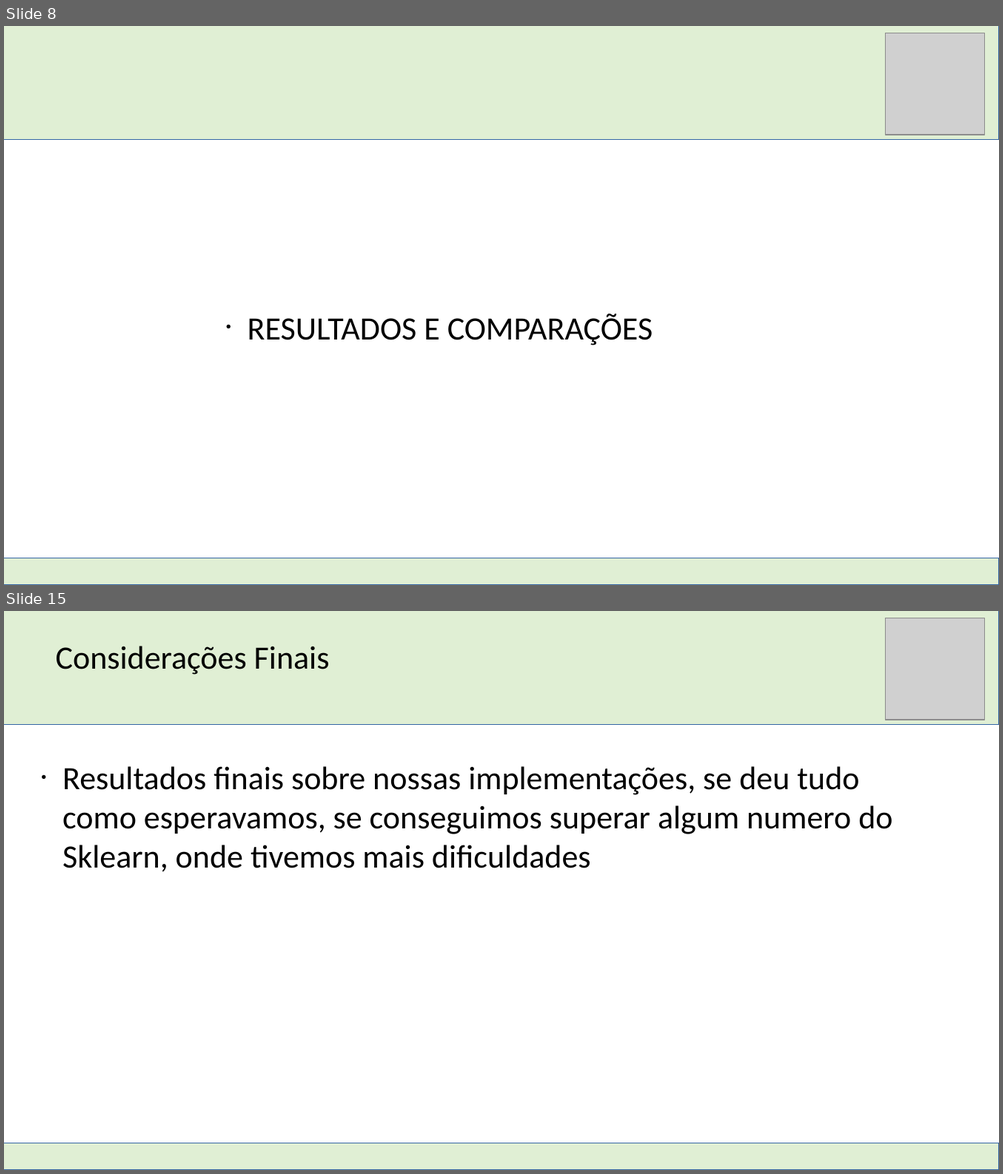
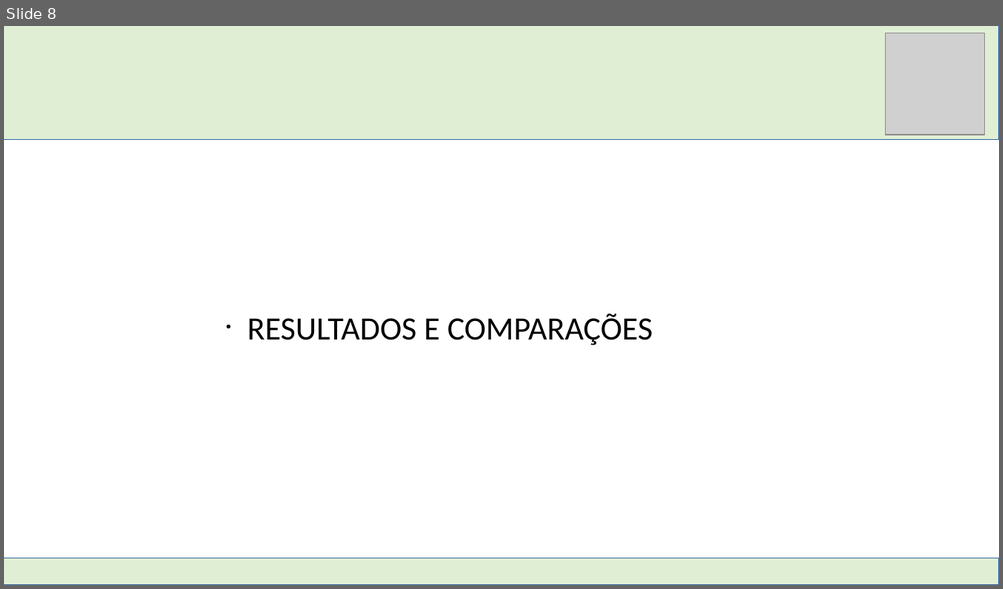
Before and after one commit to DimitriLeandro/ProjetoFinalSistemasInteligentesUFABC, a slide deck: Documentacao/Apresentação SI.odp. Shown one above the other, each under a label of ours: slides 8 and 15 before the commit, slide 8 after it; the slides between them are not shown. The pictures are 1003x1174 and 1003x589 pixels, drawn with LibreOffice and Linux fonts; fonts in the diff are those of the drawing; grey boxes stand for pictures. Boxes give left, top, right and bottom in pixels: in the first picture for what was removed or moved away, otherwise in the second. Text is boxed around its words. In the diff, an @@ line names an element or a change of style, - is before the commit and + after.

```diff
--- a/Documentacao/Apresentação SI.odp
+++ b/Documentacao/Apresentação SI.odp
@@ slide 15 removed at bbox=[4, 611, 999, 1170], background #FFFFFF @@
@@ rectangle removed at bbox=[4, 611, 999, 725] @@
@@ picture removed at bbox=[885, 618, 984, 721] @@
@@ text removed at bbox=[56, 646, 330, 675] @@
-Considerações Finais
@@ text removed at bbox=[62, 766, 892, 872] @@
-• Resultados finais sobre nossas implementações, se deu tudo como esperavamos, se conseguimos superar algum numero do Sklearn, onde tivemos mais dificuldades
@@ rectangle removed at bbox=[4, 1145, 999, 1170] @@
```
Also in this commit, not shown: 5 slides changed, 8 slides added, 5 other slides removed, 5 other files.
